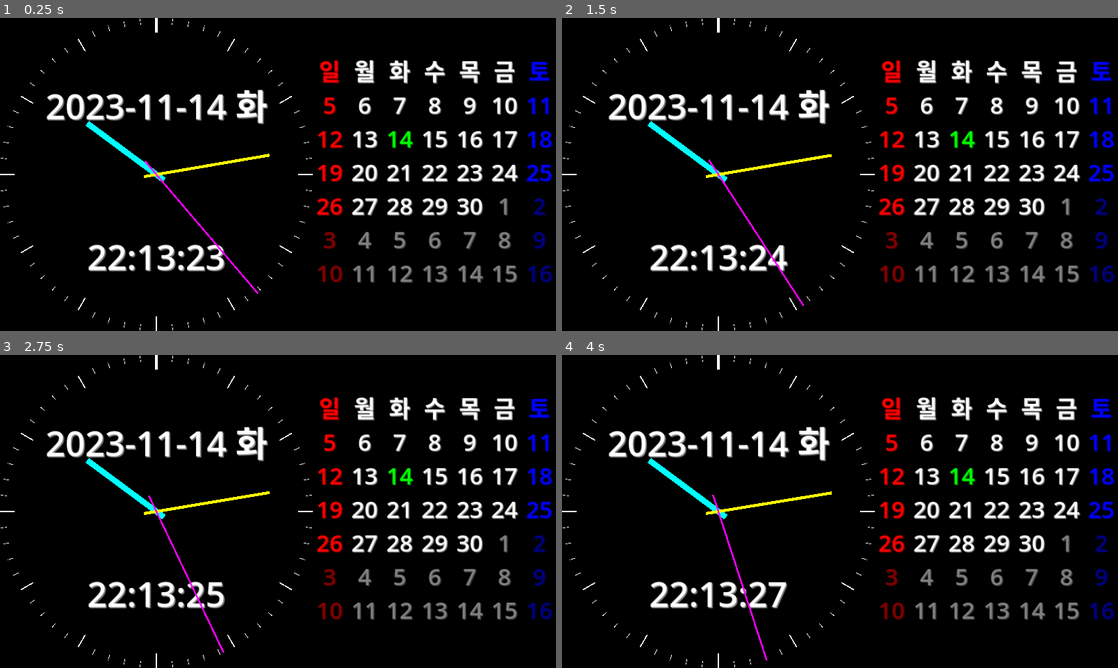
Above: before the commit, frames 1-4 (two rows, left to right).
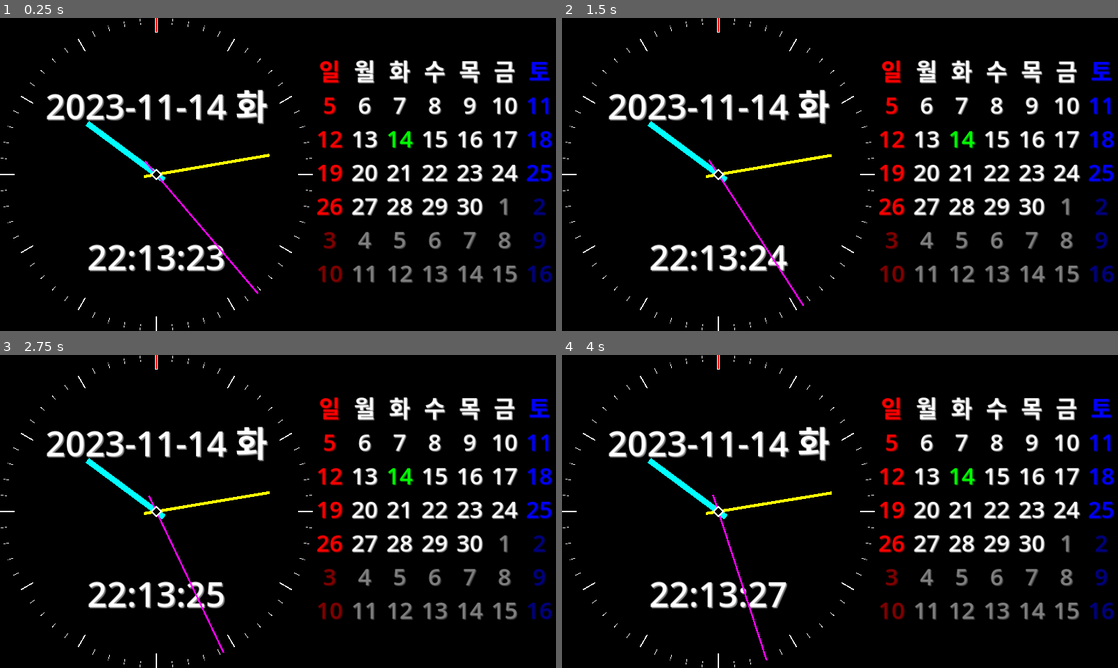
Above: after the commit, the same moments.

Repository: kasworld/gd4analogclockcal
Game: Godot game, scene res://main.tscn
The game is run twice, just before and just after one commit, with the same random seed, the same clock (stepped at 60 frames per second) and the same inputs.
Inputs:
- Up to frame 1 (0.25 s): no input
- Up to frame 2 (1.5 s): no input
- Up to frame 3 (2.75 s): no input
- Up to frame 4 (4 s): no input

The runs differ from the first frame. In frame 1, less than 0.1% of the frame differs, in the area x 27-30%, y 0-52%; in frame 2, less than 0.1%; in frame 3, less than 0.1%; in frame 4, less than 0.1%.

Commit message:
deco analog clock

Diff:
--- a/analog_clock.gd
+++ b/analog_clock.gd
@@ -1,11 +1,12 @@
 extends Node2D
 
-func new_clock_face(rad :float, w , l )->ColorRect:
+func new_clock_face(co :Color, rad :float, w , l )->ColorRect:
 	var cr = ColorRect.new()
+	cr.color = co
 	cr.size = Vector2(w, l)
 	cr.position = Vector2(540-w/2, 0) - Vector2(540,540)
 	cr.rotation = rad
-	cr.pivot_offset = Vector2(w/2,540) #- Vector2(540,540)
+	cr.pivot_offset = Vector2(w/2,540)
 	return cr
 
 func clock_hand(dict :Dictionary)->ColorRect:
@@ -15,7 +16,16 @@
 	cr.size = Vector2(dict.width, dict.height)
 	cr.position = Vector2(-dict.width/2, -dict.height/10)
 	cr.rotation = 0
-	cr.pivot_offset = Vector2(dict.width/2,dict.height/10) #- Vector2(540,540)
+	cr.pivot_offset = Vector2(dict.width/2,dict.height/10)
+	return cr
+
+func new_clock_center(co :Color, rad :float, r )->ColorRect:
+	var cr = ColorRect.new()
+	cr.color = co
+	cr.size = Vector2(r, r)
+	cr.position = Vector2(0, 0) - Vector2(r/2,r/2)
+	cr.rotation = rad
+	cr.pivot_offset = Vector2(r/2,r/2) #- Vector2(540,540)
 	return cr
 
 
@@ -28,17 +38,15 @@
 
 	for i in range(0,60):
 		if i == 0:
-			var cr = new_clock_face(minute2rad(i), 10, 50)
-			add_child(cr)
+			add_child(new_clock_face(Color.WHITE, minute2rad(i), 10, 50))
+			add_child(new_clock_face(Color.RED, minute2rad(i), 4, 48))
 		elif i % 15 ==0:
-			var cr = new_clock_face(minute2rad(i), 6, 50)
-			add_child(cr)
+			add_child(new_clock_face(Color.WHITE, minute2rad(i), 6, 50))
+			add_child(new_clock_face(Color.MAGENTA, minute2rad(i), 2, 48))
 		elif i % 5 == 0 :
-			var cr = new_clock_face(minute2rad(i), 4, 50)
-			add_child(cr)
+			add_child(new_clock_face(Color.WHITE, minute2rad(i), 4, 50))
 		else :
-			var cr = new_clock_face(minute2rad(i), 2, 20)
-			add_child(cr)
+			add_child(new_clock_face(Color.WHITE, minute2rad(i), 2, 20))
 
 	HourHand = clock_hand(Global.HandDict.hour)
 	add_child(HourHand)
@@ -46,6 +54,9 @@
 	add_child(MinuteHand)
 	SecondHand = clock_hand(Global.HandDict.second)
 	add_child(SecondHand)
+
+	add_child(new_clock_center(Color.WHITE, PI/4, 30))
+	add_child(new_clock_center(Color.BLACK, PI/4, 20))
 
 # Called every frame. 'delta' is the elapsed time since the previous frame.
 func _process(delta: float) -> void:
